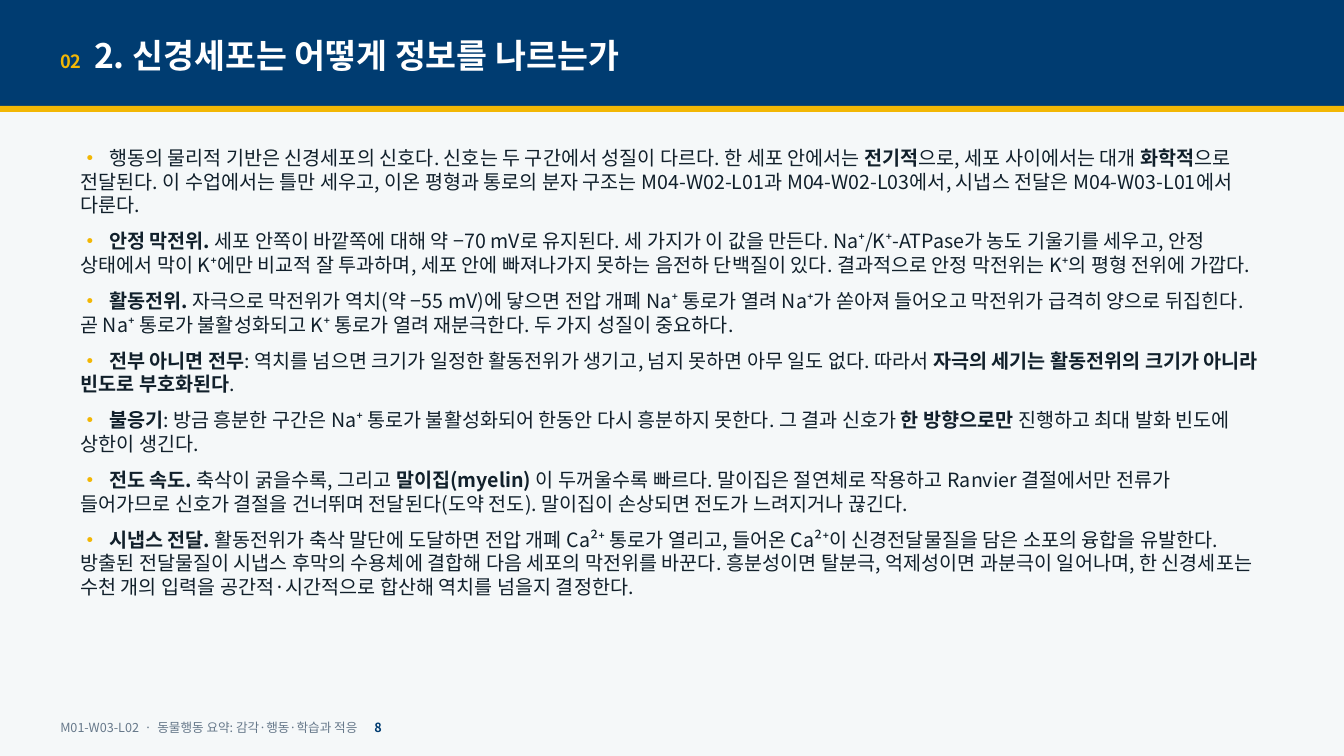
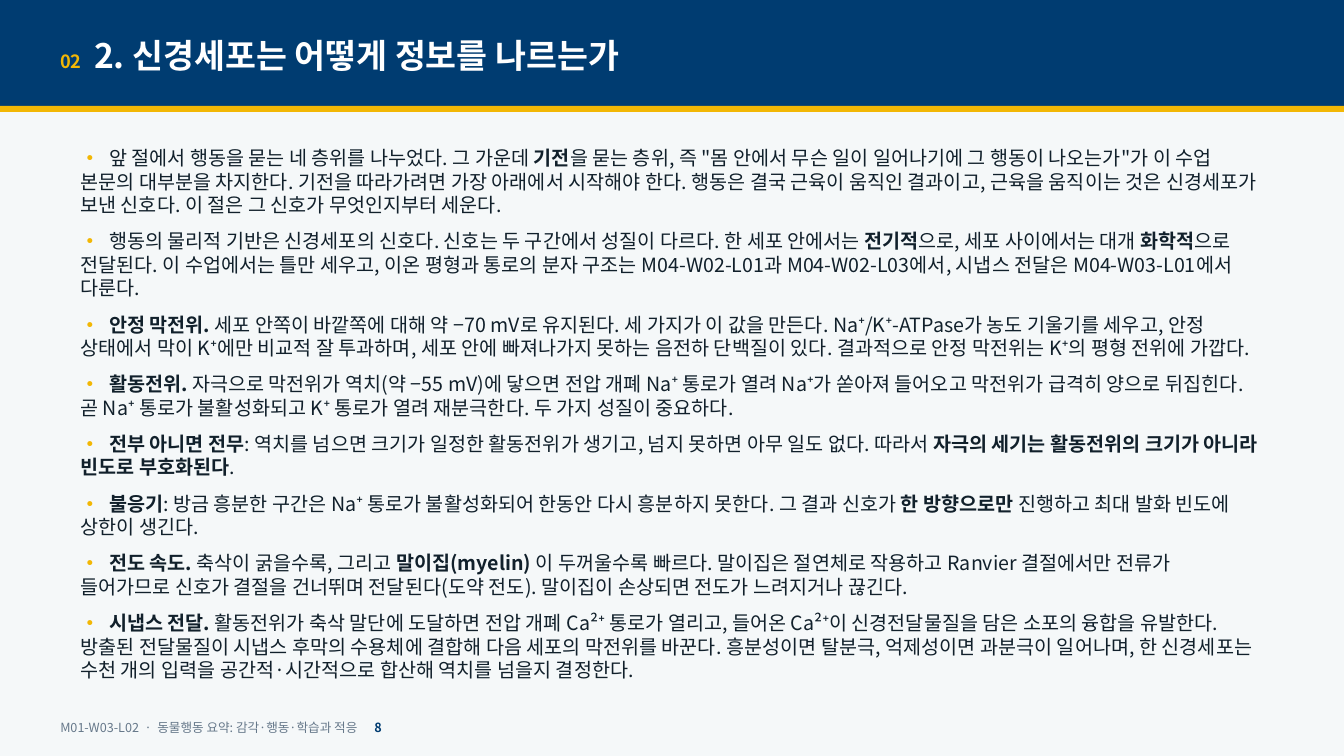
Before and after one commit to hoperiasd2/hoperiasd2.github.io, a slide deck: slide 8 of curriculum/M01/W03/L02/slides.pptx. Drawn at 1344x756 pixels with LibreOffice and Linux fonts; fonts in the diff are those of the drawing. Boxes give left, top, right and bottom in pixels: in the first picture for what was removed or moved away, otherwise in the second. Text is boxed around its words. In the diff, an @@ line names an element or a change of style, - is before the commit and + after.

```diff
--- a/curriculum/M01/W03/L02/slides.pptx
+++ b/curriculum/M01/W03/L02/slides.pptx
@@ text at (80, 148, 1256, 214): paragraph added @@
+• 앞 절에서 행동을 묻는 네 층위를 나누었다. 그 가운데 기전을 묻는 층위, 즉 "몸 안에서 무슨 일이 일어나기에 그 행동이 나오는가"가 이 수업 본문의 대부분을 차지한다. 기전을 따라가려면 가장 아래에서 시작해야 한다. 행동은 결국 근육이 움직인 결과이고, 근육을 움직이는 것은 신경세포가 보낸 신호다. 이 절은 그 신호가 무엇인지부터 세운다.
```
Also in this commit, not shown: 6 other slides changed, 21 other files.
